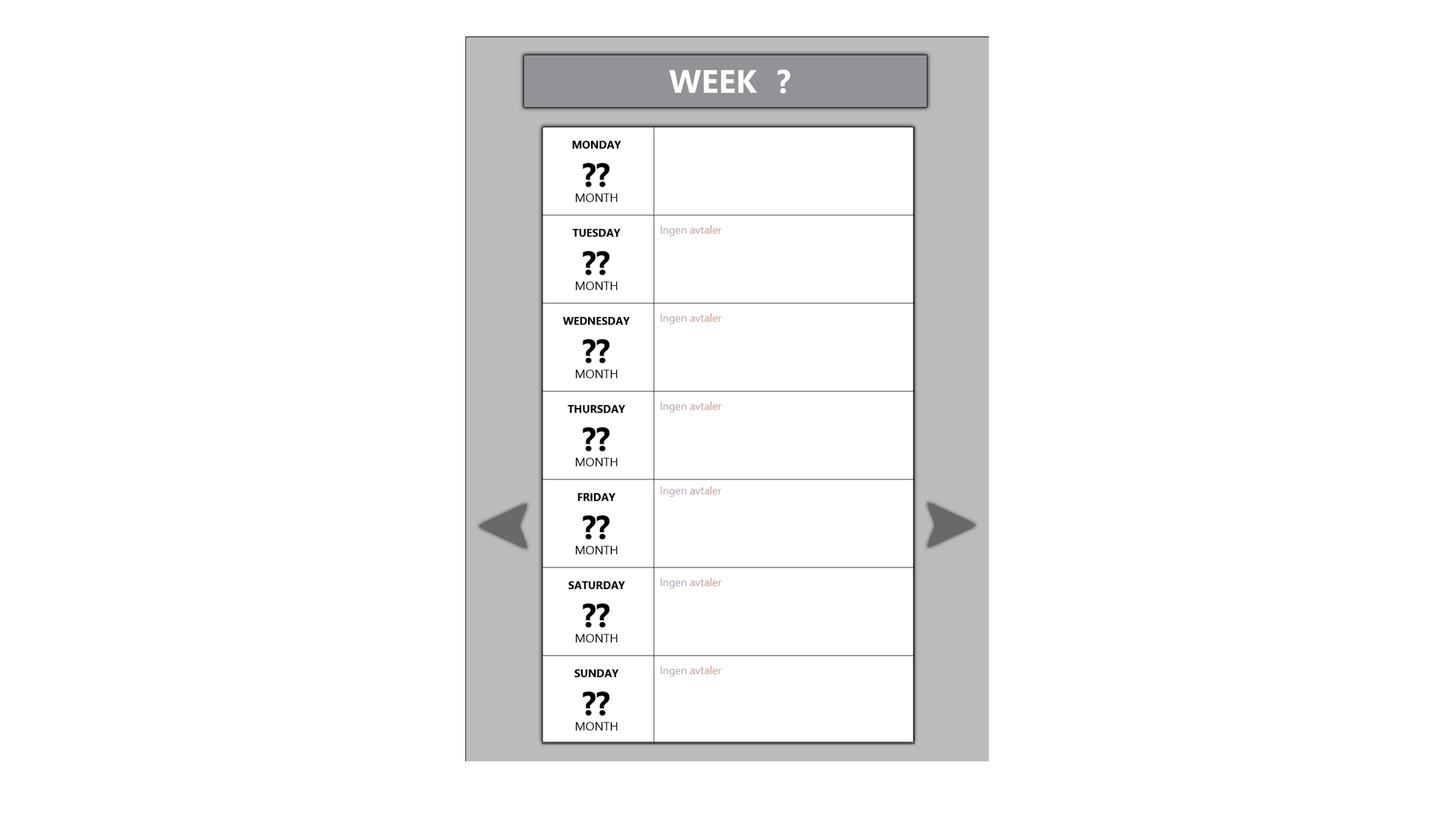
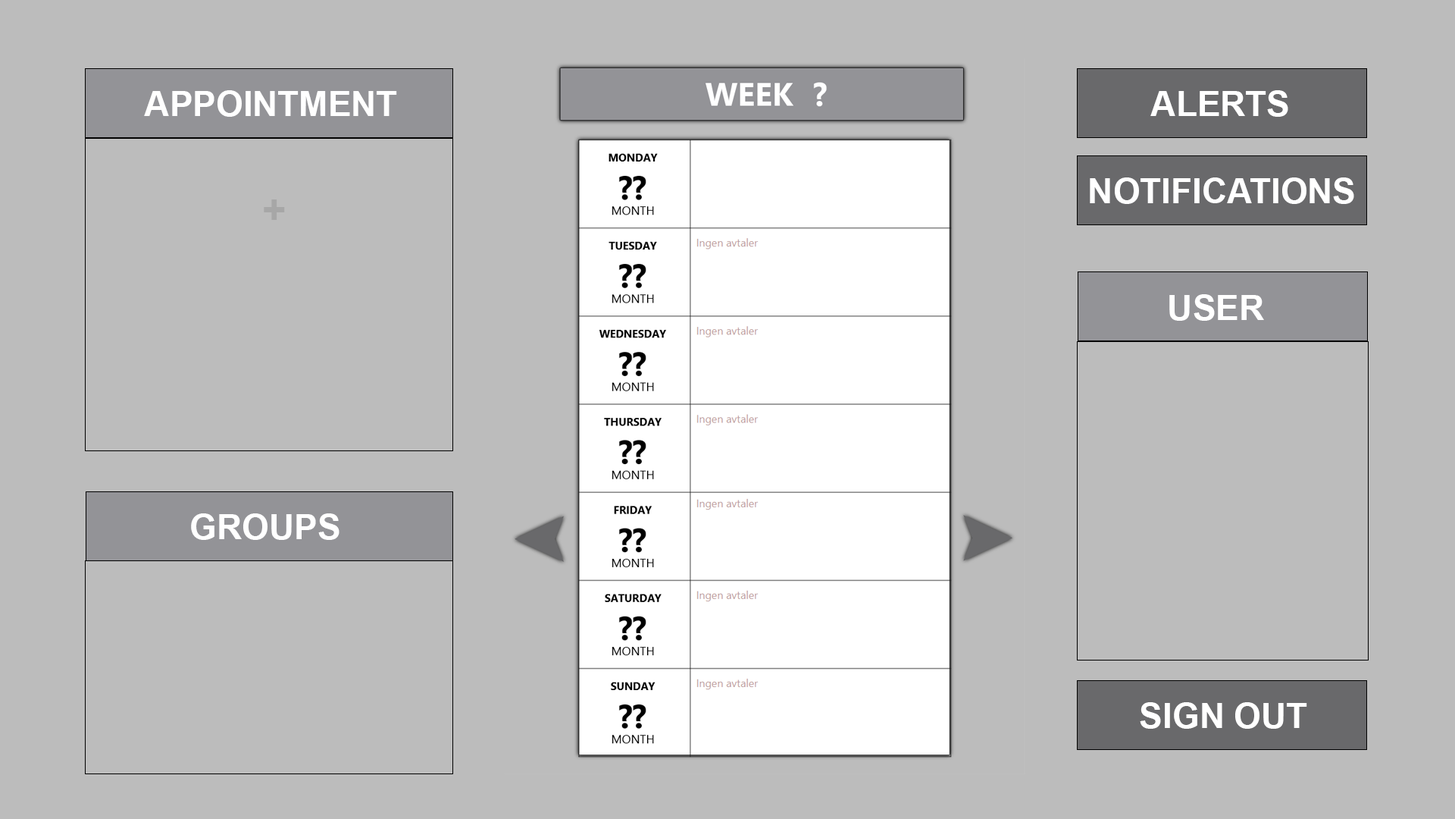
Before/after of a w=1455, h=819 layered artwork. What changed in the layer stack:
added group "Notifications" with 2 layers above "SignOut" over [1077, 155, 1368, 226]
added layer "NOTIFICATIONS" in group "Notifications" over [1089, 177, 1355, 204]
added layer "Rektangel 1 kopier 2" (1st of 4, in "Notifications") in group "Notifications" over [1077, 155, 1368, 226]
added group "SignOut" with 2 layers above "Alerts" over [1077, 679, 1368, 750]
added layer "SIGN OUT" in group "SignOut" over [1140, 701, 1308, 729]
added layer "Rektangel 1 kopier 2" (2nd of 4, in "SignOut") in group "SignOut" over [1077, 679, 1368, 750]
added group "Alerts" with 2 layers above "User" over [1077, 68, 1368, 138]
added layer "ALERTS" in group "Alerts" over [1150, 90, 1289, 117]
added layer "Rektangel 1 kopier 2" (3rd of 4, in "Alerts") in group "Alerts" over [1077, 68, 1368, 138]
added group "User" with 3 layers above "Groups" over [1077, 271, 1369, 661]
added layer "Rektangel 7" in group "User" over [1077, 341, 1369, 661]
added layer "Rektangel 1 kopier 2" (4th of 4, in "User") in group "User" over [1077, 271, 1369, 342]
added group "Groups" with 3 layers above "Appointments" over [84, 491, 454, 774]
added layer "GROUPS" in group "Groups" over [191, 513, 340, 540]
added layer "Rektangel 1 kopier" in group "Groups" over [85, 491, 454, 561]
added layer "Rektangel 9" in group "Groups" over [84, 560, 454, 774]
added group "Appointments" with 4 layers above "Rektangel 4" over [84, 68, 454, 452]
added layer "APPOINTMENT" in group "Appointments" over [144, 90, 398, 117]
added layer "Rektangel 8" in group "Appointments" over [84, 137, 454, 452]
added layer "Rektangel 1" in group "Appointments" over [84, 68, 454, 138]
added group "Week" with 2 layers above "Rektangel 6" over [495, 46, 1031, 774]
moved "Lag 2" into group "Week", painted on it over [465, 36, 1026, 774]
added layer "Rektangel 2" above "Bakgrunn" over [0, 0, 1455, 819]
…and 2 more changes (2 added)
